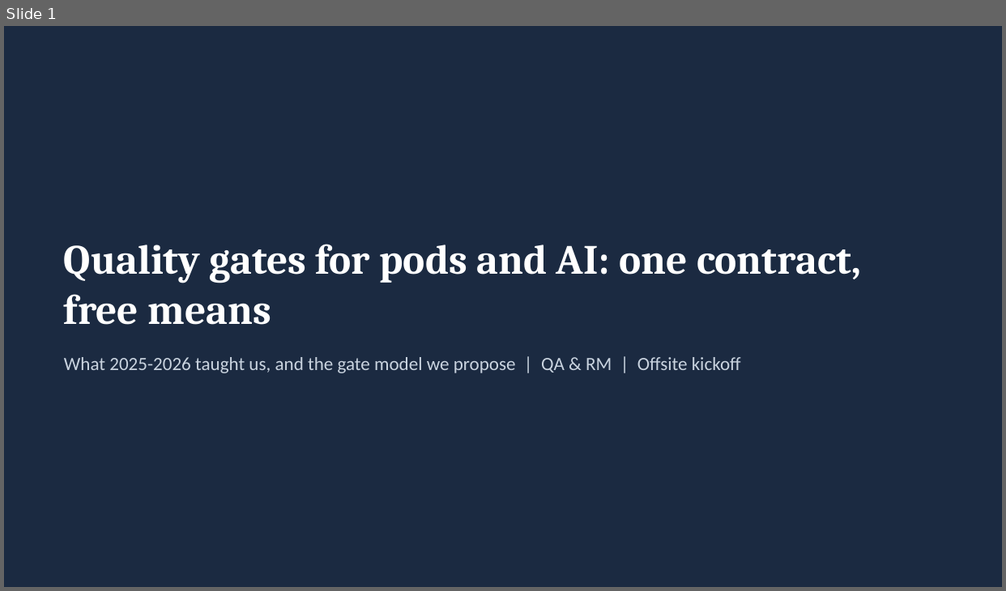
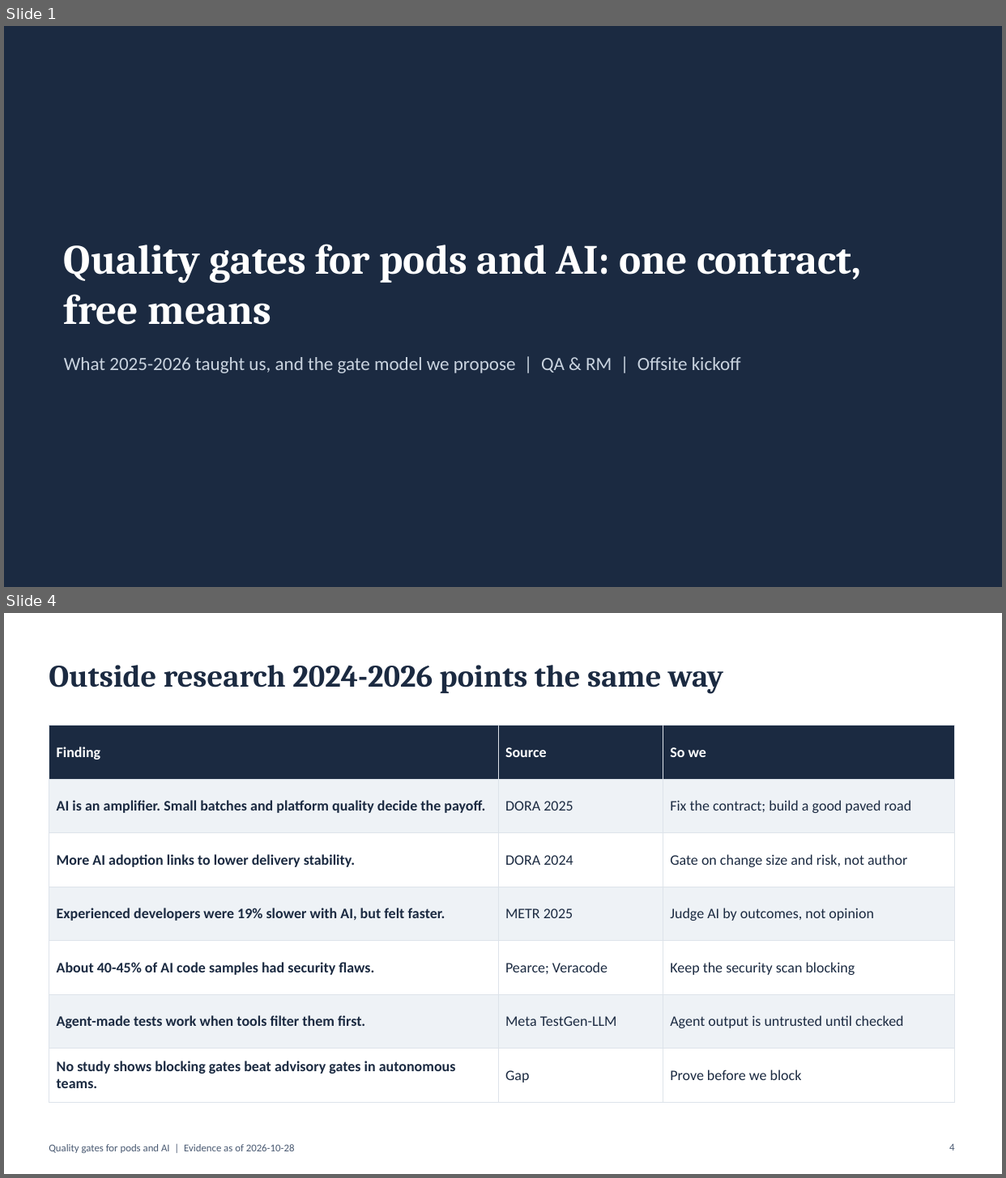
Before and after one commit to Guy-nice/ai-quality-discovery-factory, a slide deck: docs/05-summary/offsite-deck.pptx. Shown one above the other, each under a label of ours: slide 1 before the commit, slides 1 and 4 after it; the slides between them are not shown. The pictures are 1006x591 and 1006x1178 pixels, drawn with LibreOffice and Linux fonts; fonts in the diff are those of the drawing. Boxes give left, top, right and bottom in pixels: in the first picture for what was removed or moved away, otherwise in the second. Text is boxed around its words. In the diff, an @@ line names an element or a change of style, - is before the commit and + after.

```diff
--- a/docs/05-summary/offsite-deck.pptx
+++ b/docs/05-summary/offsite-deck.pptx
@@ slide 4 added at [4, 613, 1002, 1174], background #FFFFFF @@
@@ title added at [49, 665, 723, 694], 30 pt, text #1B2A41, bold @@
+Outside research 2024-2026 points the same way
@@ table added at [49, 726, 955, 1092], 7 rows, 3 columns @@
+Finding | Source | So we
+AI is an amplifier. Small batches and platform quality decide the payoff. | DORA 2025 | Fix the contract; build a good paved road
+More AI adoption links to lower delivery stability. | DORA 2024 | Gate on change size and risk, not author
+Experienced developers were 19% slower with AI, but felt faster. | METR 2025 | Judge AI by outcomes, not opinion
+About 40-45% of AI code samples had security flaws. | Pearce; Veracode | Keep the security scan blocking
+Agent-made tests work when tools filter them first. | Meta TestGen-LLM | Agent output is untrusted until checked
+No study shows blocking gates beat advisory gates in autonomous teams. | Gap | Prove before we block
@@ text added at [49, 1144, 295, 1153], 10 pt, text #4A5A72 @@
+Quality gates for pods and AI | Evidence as of 2026-10-28
@@ page number added at [949, 1144, 954, 1151], 10 pt, text #4A5A72 @@
+4
```
Also in this commit, not shown: 11 slides changed, 4 other slides added, 1 slide removed, 4 other files.
